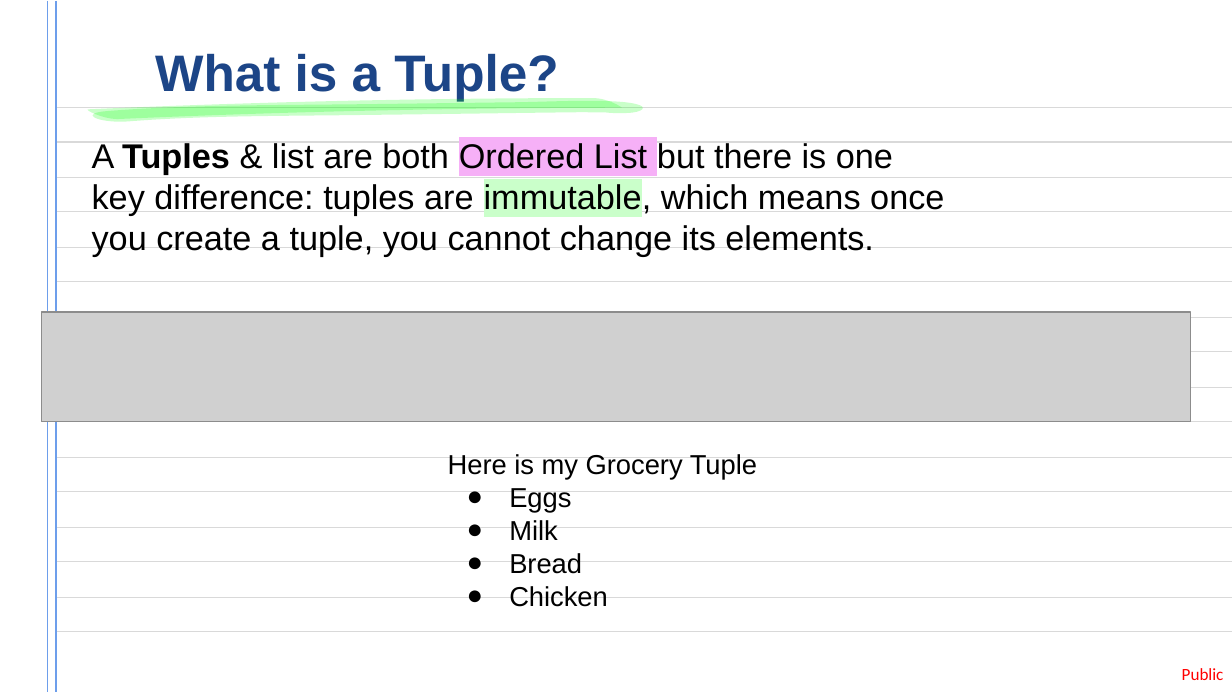
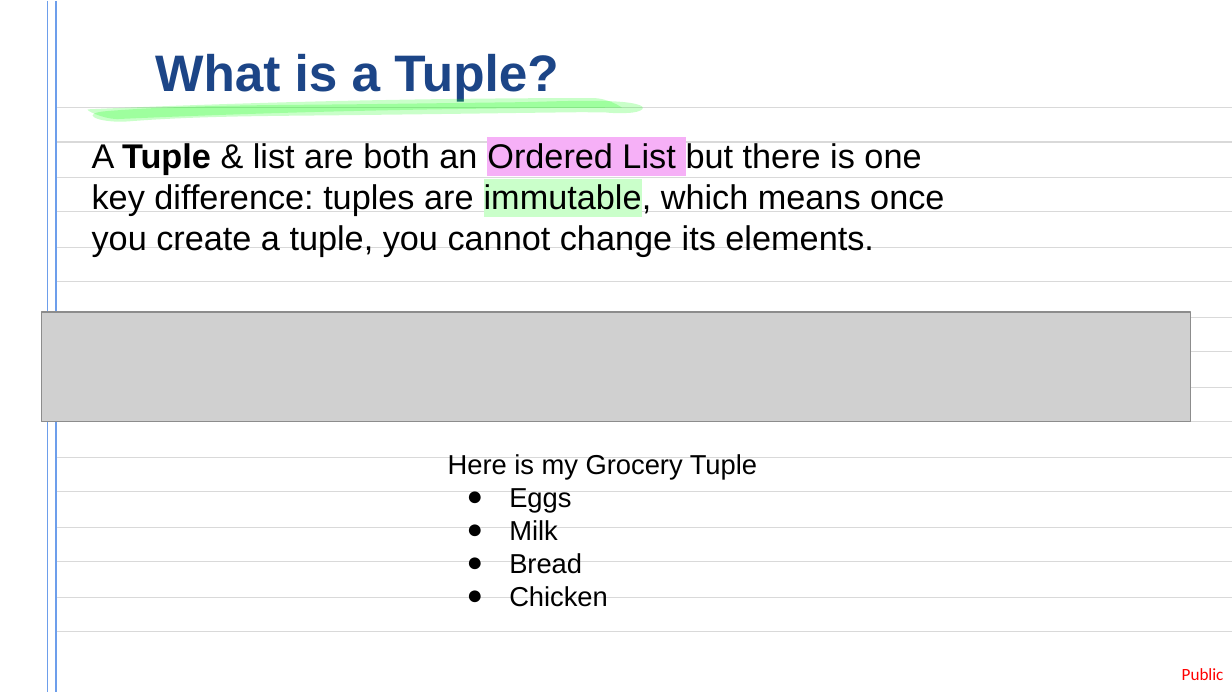
Before and after one commit to pi515/tech-mentorship, a slide deck: slide 5 of lessons/4-collections/4.1-tuples/unit-11-tuples.pptx. Drawn at 1232x693 pixels with LibreOffice and Linux fonts; fonts in the diff are those of the drawing; grey boxes stand for pictures. Boxes give left, top, right and bottom in pixels: in the first picture for what was removed or moved away, otherwise in the second. Text is boxed around its words. In the diff, an @@ line names an element or a change of style, - is before the commit and + after.

```diff
--- a/lessons/4-collections/4.1-tuples/unit-11-tuples.pptx
+++ b/lessons/4-collections/4.1-tuples/unit-11-tuples.pptx
@@ subtitle at box(92, 143, 944, 257): text changed @@
-A Tuples & list are both Ordered List but there is one key difference: tuples are immutable, which means once you create a tuple, you cannot change its elements.
+A Tuple & list are both an Ordered List but there is one key difference: tuples are immutable, which means once you create a tuple, you cannot change its elements.
```
Also in this commit, not shown: 6 other slides changed, 1 other file.
